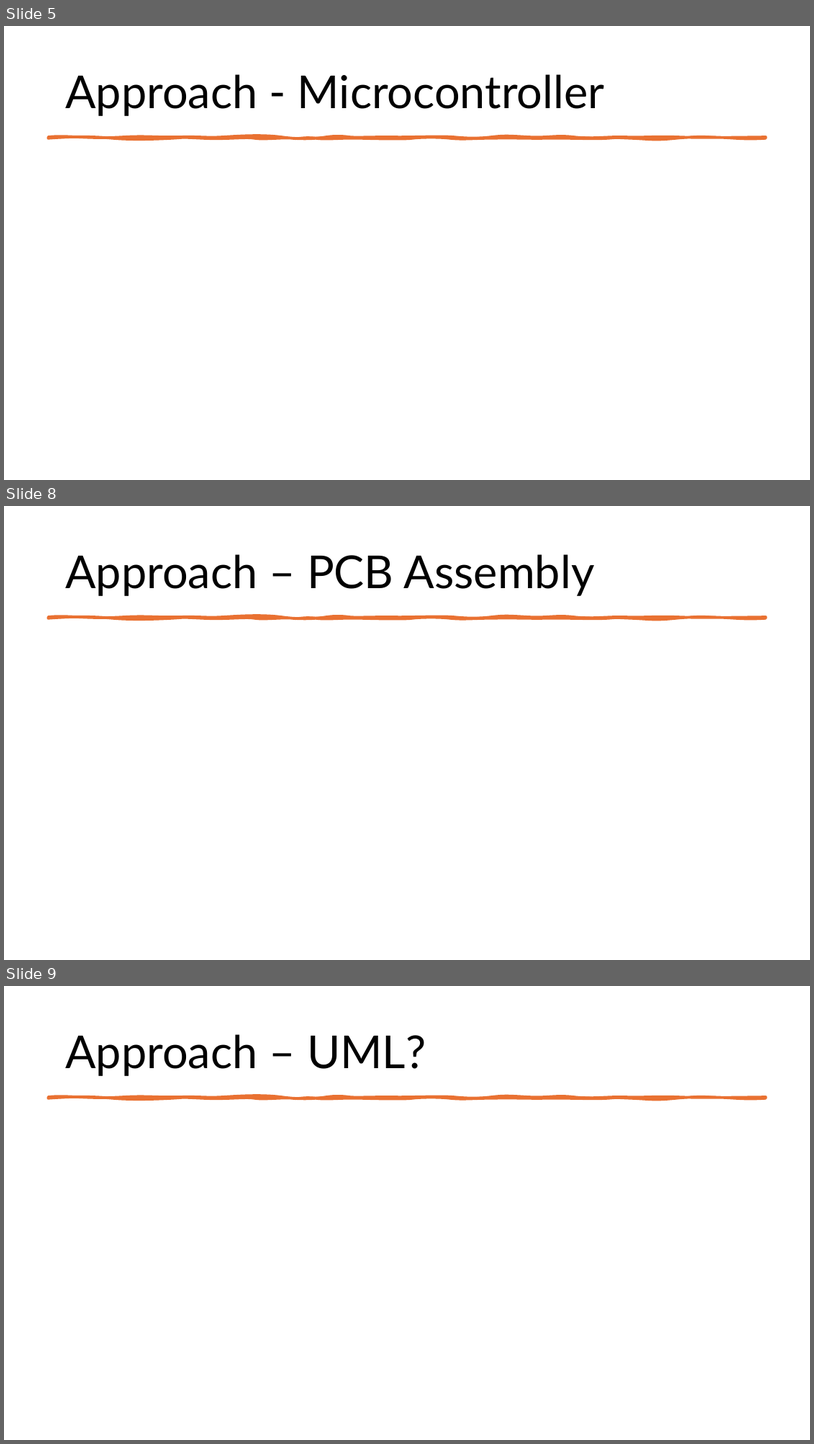
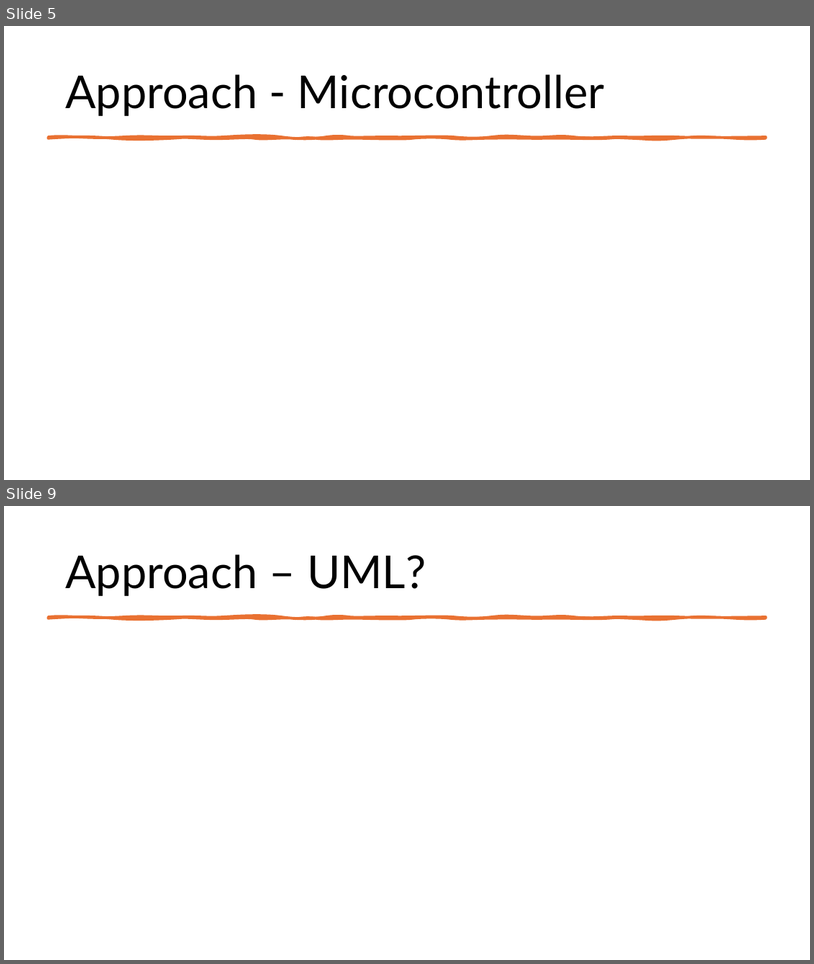
Before and after one commit to Tannyr-Singleterry/ECE590_SeniorDesign, a slide deck: Documents/FInal Presentation/Final_Presentation.pptx. Shown one above the other, each under a label of ours: slides 5, 8 and 9 before the commit, slides 5 and 9 after it; the slides between them are not shown. The pictures are 814x1444 and 814x964 pixels, drawn with LibreOffice and Linux fonts; fonts in the diff are those of the drawing. Boxes give left, top, right and bottom in pixels: in the first picture for what was removed or moved away, otherwise in the second. Text is boxed around its words. In the diff, an @@ line names an element or a change of style, - is before the commit and + after.

```diff
--- a/Documents/FInal Presentation/Final_Presentation.pptx
+++ b/Documents/FInal Presentation/Final_Presentation.pptx
@@ slide 8 removed at (4,506,810,960), background #FFFFFF @@
@@ title removed at (65,554,595,596) @@
-Approach – PCB Assembly
@@ freeform shape removed at (48,617,766,618) @@
```
Also in this commit, not shown: 1 slide changed, 3 slides added, 2 other slides removed, 1 other file.
